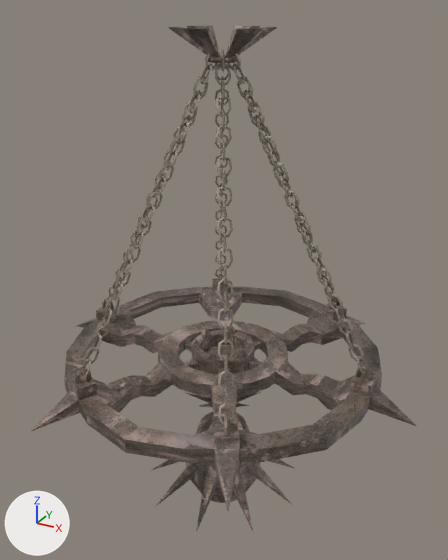
The Blender file Assets/_Art/3D/Meshes/Chandelier/Chandelier.blend: old version first, new version second.
Rendered twice from a camera (50 mm lens) standing at (3.6, -6.51, 4.39) and looking at (-0.02, 0.06, 1.1). Arrows for +X, +Y and +Z are at lower left; the lights stay in place.

Names of what the first picture shows: 'ChainPiece.038', 'Chandelier', 'Torus.008'.
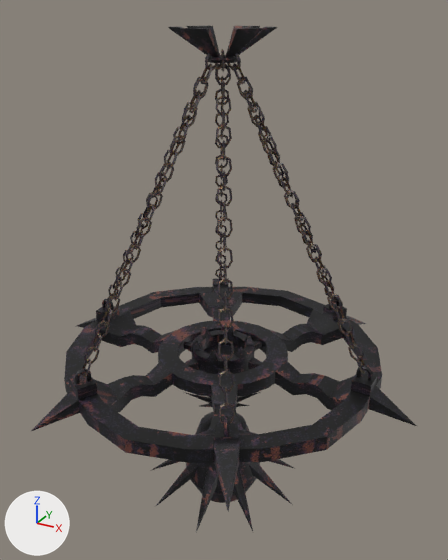
The change, as a list of edits to the scene's bpy script:
```text
Add img_dithered1_png:
    img_dithered1_png = load_image('Dithered1.png', 'Textures/Dithered1.png', 128, 128, 'sRGB')
Add img_dithered2_png:
    img_dithered2_png = load_image('Dithered2.png', 'Textures/Dithered2.png', 128, 128, 'sRGB')
Change mat_material_002:
    mat_material_002.texture: img_224_jpg -> img_dithered2_png
Change mat_material_003:
    mat_material_003.texture: img_224_jpg -> img_dithered2_png
Change mat_material_001:
    mat_material_001.texture: img_130_jpg -> img_dithered1_png
Change me_cylinder:
    used by ob_chandelier; location = (0.0, 0.0, 0.0); rotation_euler = (0.0, 0.0, 2.094), in degrees (0, 0, 120); scale = (1.0, 1.0, 0.0895)
    remove me_cylinder.from_pydata(...)  # 1392 vertices, 1280 faces; spans x -2.7..2.7, y -2.3..2.3, z -25.5..4.6
    add me_cylinder.from_pydata(...)  # 1428 vertices, 1280 faces; spans x -2.7..2.7, y -2.3..2.3, z -25.5..4.6
    me_cylinder part 1: 97 kept faces spanning x -2.1..2.1, y -2.1..2.1, z -25.5..2.7 get new texture (UV) coordinates
```

Location of each change, (x1, y1, x2, y2) in pixels of the pictures (448 x 560 px):
'Chandelier', surface changed
    both: (32, 272, 416, 532)
'ChainPiece.038', surface changed
    both: (82, 49, 366, 424)
'Torus.008', surface changed
    both: (168, 26, 277, 63)
part 1 of me_cylinder, surface changed
    both: (64, 279, 382, 463)
